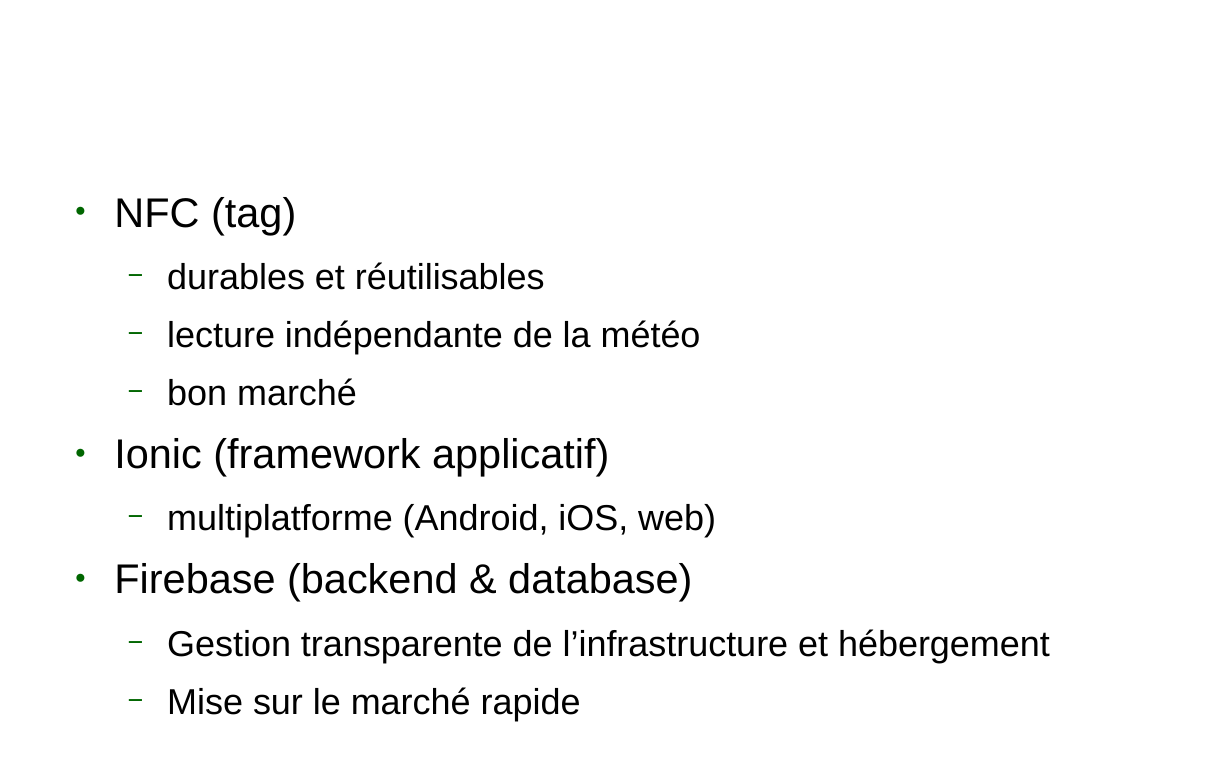
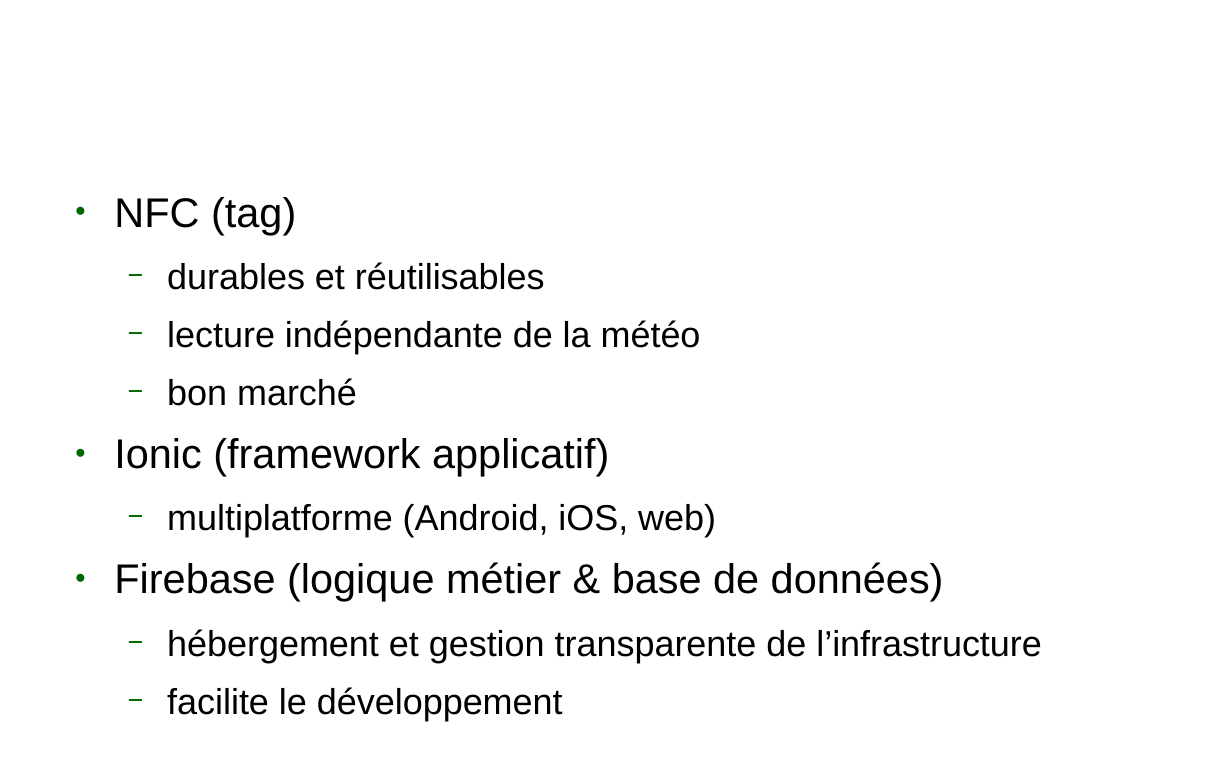
Before and after one commit to claudiosousa/hepia-projects-index-botanic, a slide deck: slide 8 of presentation/presentation.odp. Drawn at 1232x770 pixels with LibreOffice and Linux fonts; fonts in the diff are those of the drawing; background and template pictures are left out. Boxes give left, top, right and bottom in pixels: in the first picture for what was removed or moved away, otherwise in the second. Text is boxed around its words. In the diff, an @@ line names an element or a change of style, - is before the commit and + after.

```diff
--- a/presentation/presentation.odp
+++ b/presentation/presentation.odp
@@ text at (x1=114, y1=562, x2=1042, y2=721): text changed @@
-● Firebase (backend & database)
-  − Gestion transparente de l’infrastructure et hébergement
-  − Mise sur le marché rapide
+● Firebase (logique métier & base de données)
+  − hébergement et gestion transparente de l’infrastructure
+  − facilite le développement
```
Also in this commit, not shown: 2 other slides changed, 2 slides added, 1 slide removed, 5 other files.
